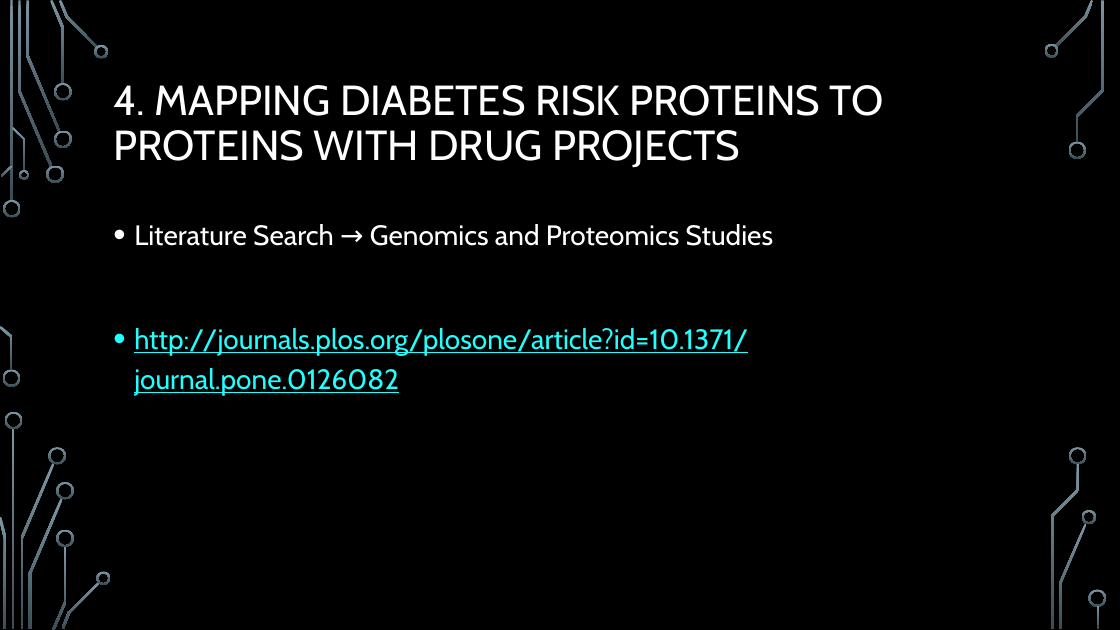
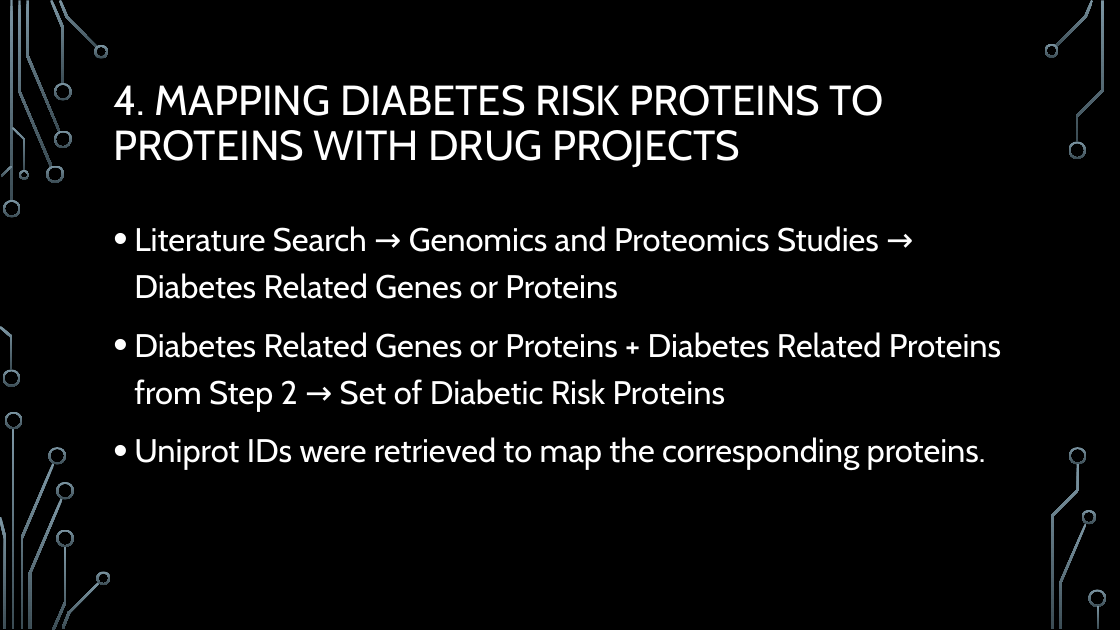
Before and after one commit to dtlehrer/repurp, a slide deck: slide 12 of KeyResources/Zhang_OmicsDataMining/Diabetes_2015/MethodsOverview_ZhangDiabetes.pptx (slide 9 before the commit). Drawn at 1120x630 pixels with LibreOffice and Linux fonts; fonts in the diff are those of the drawing; background and template pictures are left out. Boxes give left, top, right and bottom in pixels: in the first picture for what was removed or moved away, otherwise in the second. Text is boxed around its words. In the diff, an @@ line names an element or a change of style, - is before the commit and + after.

```diff
--- a/KeyResources/Zhang_OmicsDataMining/Diabetes_2015/MethodsOverview_ZhangDiabetes.pptx
+++ b/KeyResources/Zhang_OmicsDataMining/Diabetes_2015/MethodsOverview_ZhangDiabetes.pptx
@@ text at (x1=134, y1=226, x2=1001, y2=470): text changed; size 24 to 28 pt; text colour #22FFFF to #FFFFFF @@
-• Literature Search → Genomics and Proteomics Studies
-• http://journals.plos.org/plosone/article?id=10.1371/journal.pone.0126082
+• Literature Search → Genomics and Proteomics Studies → Diabetes Related Genes or Proteins
+• Diabetes Related Genes or Proteins + Diabetes Related Proteins from Step 2 → Set of Diabetic Risk Proteins
+• Uniprot IDs were retrieved to map the corresponding proteins.
```
Also in this commit, not shown: 3 other slides changed, 20 slides added.
